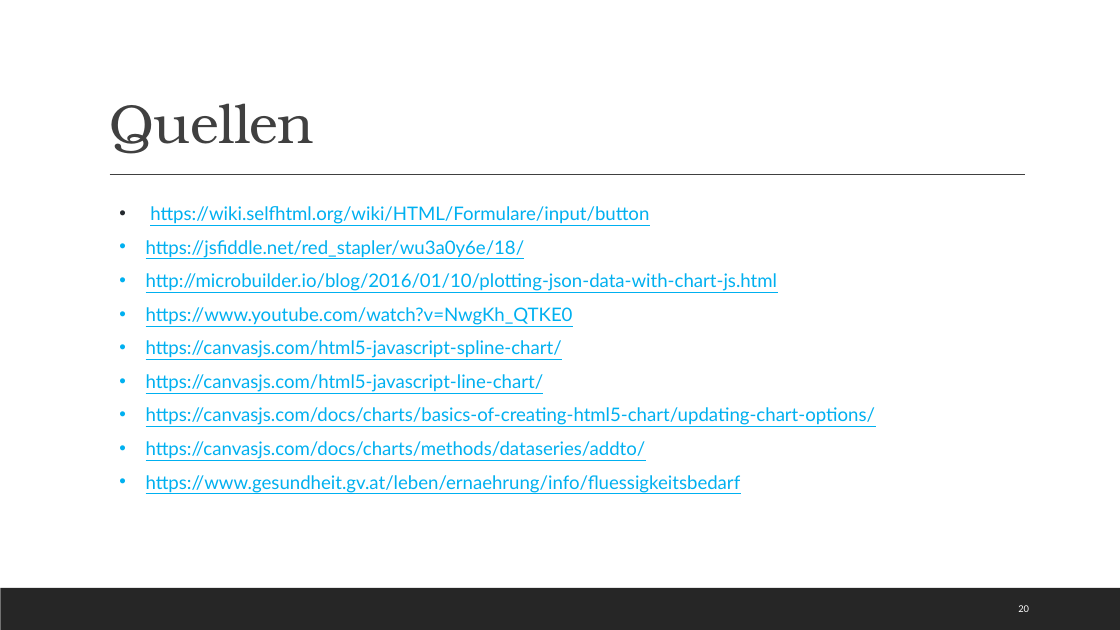
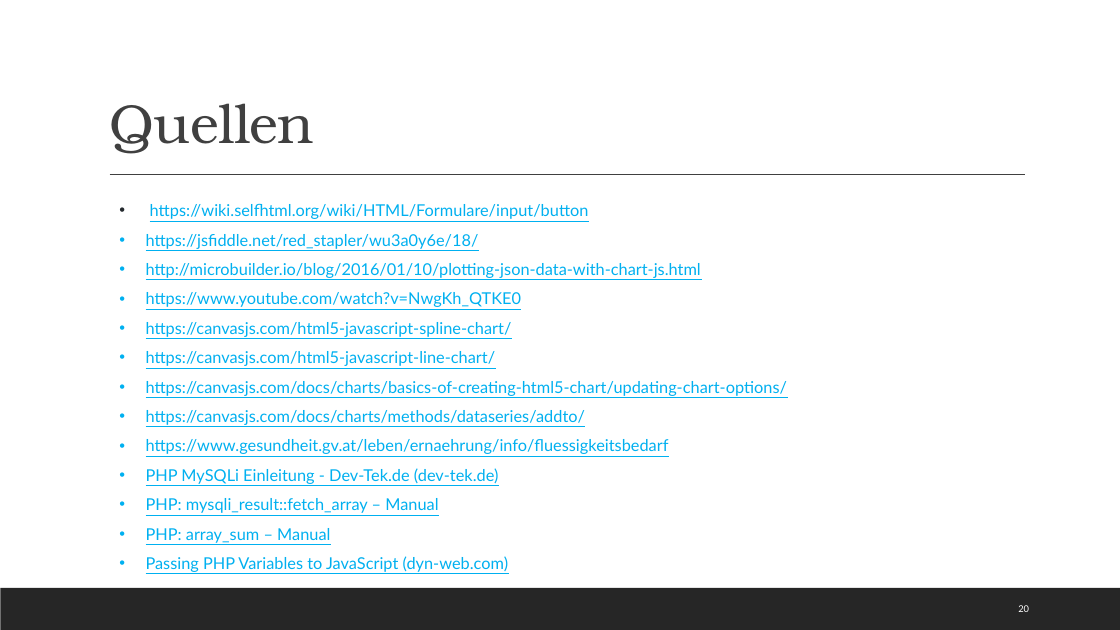
Before and after one commit to Kplacken/EPWS2020SerttasPlackenhohn, a slide deck: slide 20 of Audits/Audit 4/WS2020_SerttasPlackenhohn_Audit4.pptx. Drawn at 1120x630 pixels with LibreOffice and Linux fonts; fonts in the diff are those of the drawing. Boxes give left, top, right and bottom in pixels: in the first picture for what was removed or moved away, otherwise in the second. Text is boxed around its words. In the diff, an @@ line names an element or a change of style, - is before the commit and + after.

```diff
--- a/Audits/Audit 4/WS2020_SerttasPlackenhohn_Audit4.pptx
+++ b/Audits/Audit 4/WS2020_SerttasPlackenhohn_Audit4.pptx
@@ text at bbox=[146, 203, 788, 454]: size 16 to 14 pt in "https://wiki.selfhtml.org/wiki/HTML/Formulare/input/button", "https://jsfiddle.net/red_stapler/wu3a0y6e/18/", "http://microbuilder.io/blog/2016/01/10/plotting-json-data-wi ...", "https://www.youtube.com/watch?v=NwgKh_QTKE0" and 5 more places @@
@@ text at bbox=[146, 468, 509, 572]: paragraphs added @@
+• PHP MySQLi Einleitung - Dev-Tek.de (dev-tek.de)
+• PHP: mysqli_result::fetch_array – Manual
+• PHP: array_sum – Manual
+• Passing PHP Variables to JavaScript (dyn-web.com)
```
Also in this commit, not shown: 1 other slide changed.
